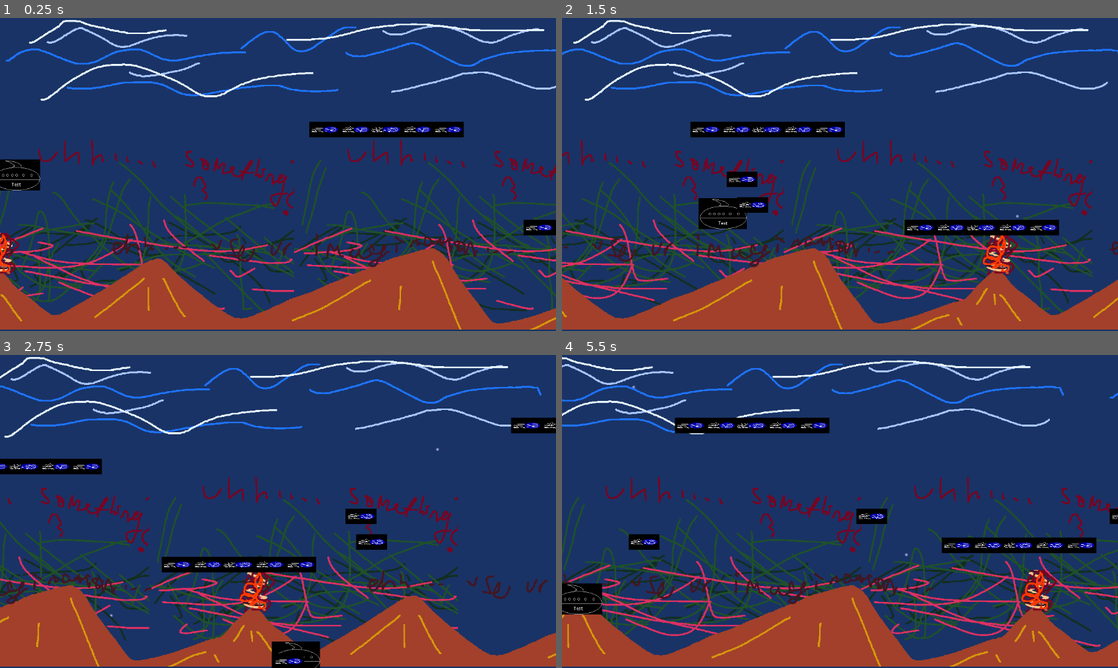
Above: before the commit, frames 1-4 (two rows, left to right).
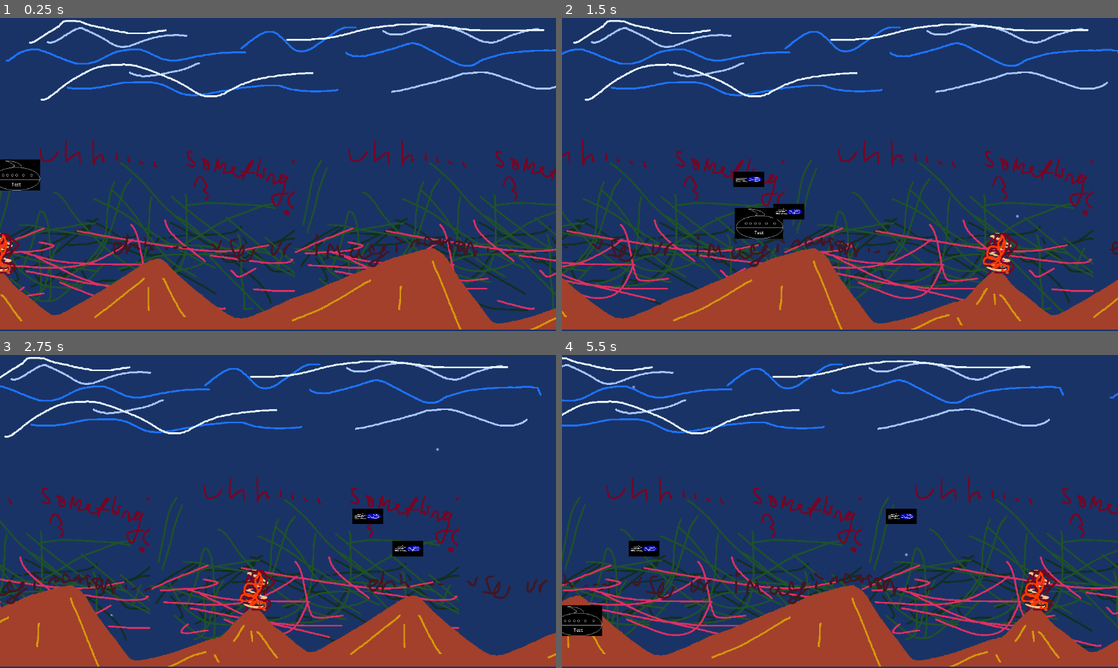
Above: after the commit, the same moments.

Repository: atakanaksit13211/untitled-shmup
Game: Godot game, scene res://scenes/playing_field.tscn
Two runs of this game, one before a commit and one after it. Both use one fixed random seed, a clock stepped at 60 frames per second and the inputs below.
Inputs:
- Up to frame 1 (0.25 s): no input
- Up to frame 2 (1.5 s): hold D (move_right) 0.53-1.28 s; tap Space (shoot) at 0.6, 1.35 s; hold S (move_down) from 1.28 s (still down)
- Up to frame 3 (2.75 s): release S (move_down) at 2.03 s; hold D (move_right) from 2.03 s (still down); tap Space (shoot) at 2.1 s
- Up to frame 4 (5.5 s): release D (move_right) at 2.78 s; hold W (move_up) 2.78-3.53 s; tap Space (shoot) every 0.75 s from 2.85 to 5.1 s; hold A (move_left) 3.53-5.03 s; hold S (move_down) from 5.03 s (still down)

The runs differ from the first frame. In frame 1, 7.0% of the frame differs, in the area x 0-100%, y 33-94%; in frame 2, 9.6%; in frame 3, 8.2%; in frame 4, 10%, in the area x 0-100%, y 20-94%.

Commit message:
prepare for enemy test

Diff:
--- /dev/null
+++ b/enemy_test.tscn
@@ -0,0 +1,71 @@
+[gd_scene load_steps=10 format=3 uid="uid://ch53vbo136xss"]
+
+[ext_resource type="Texture2D" uid="uid://hs03xdypeag3" path="res://assets/sprites/enemy_test.png" id="1_tekfo"]
+
+[sub_resource type="AtlasTexture" id="AtlasTexture_tegdf"]
+atlas = ExtResource("1_tekfo")
+region = Rect2(0, 0, 64, 48)
+
+[sub_resource type="AtlasTexture" id="AtlasTexture_c6iok"]
+atlas = ExtResource("1_tekfo")
+region = Rect2(64, 0, 64, 48)
+
+[sub_resource type="AtlasTexture" id="AtlasTexture_5det1"]
+atlas = ExtResource("1_tekfo")
+region = Rect2(128, 0, 64, 48)
+
+[sub_resource type="AtlasTexture" id="AtlasTexture_o0qgm"]
+atlas = ExtResource("1_tekfo")
+region = Rect2(192, 0, 64, 48)
+
+[sub_resource type="AtlasTexture" id="AtlasTexture_4pgat"]
+atlas = ExtResource("1_tekfo")
+region = Rect2(256, 0, 64, 48)
+
+[sub_resource type="AtlasTexture" id="AtlasTexture_3cvfc"]
+atlas = ExtResource("1_tekfo")
+region = Rect2(320, 0, 64, 48)
+
+[sub_resource type="SpriteFrames" id="SpriteFrames_4pey5"]
+animations = [{
+"frames": [{
+"duration": 1.0,
+"texture": SubResource("AtlasTexture_tegdf")
+}, {
+"duration": 1.0,
+"texture": SubResource("AtlasTexture_c6iok")
+}, {
+"duration": 1.0,
+"texture": SubResource("AtlasTexture_5det1")
+}, {
+"duration": 1.0,
+"texture": SubResource("AtlasTexture_o0qgm")
+}, {
+"duration": 1.0,
+"texture": SubResource("AtlasTexture_4pgat")
+}, {
+"duration": 1.0,
+"texture": SubResource("AtlasTexture_3cvfc")
+}],
+"loop": true,
+"name": &"default",
+"speed": 5.0
+}]
+
+[sub_resource type="CapsuleShape2D" id="CapsuleShape2D_h7glv"]
+radius = 15.0
+height = 64.0
+
+[node name="Enemy_test" type="Area2D"]
+
+[node name="AnimatedSprite2D" type="AnimatedSprite2D" parent="."]
+sprite_frames = SubResource("SpriteFrames_4pey5")
+frame = 1
+frame_progress = 0.594094
+
+[node name="CollisionShape2D" type="CollisionShape2D" parent="."]
+rotation = 1.5708
+shape = SubResource("CapsuleShape2D_h7glv")
+
+[node name="BulletSpawnPoint" type="Marker2D" parent="."]
+position = Vector2(-34, 1)
--- a/scenes/level_test.tscn
+++ b/scenes/level_test.tscn
@@ -1,8 +1,7 @@
-[gd_scene load_steps=7 format=3 uid="uid://csq0smwg6g4a6"]
+[gd_scene load_steps=6 format=3 uid="uid://csq0smwg6g4a6"]
 
 [ext_resource type="PackedScene" uid="uid://b6x8v0j6y5n3q" path="res://assets/backgrounds/underwater_background.tscn" id="1_k0mgt"]
 [ext_resource type="Texture2D" uid="uid://bmljcndoaf2pd" path="res://assets/sprites/volcano1.png" id="2_d5kir"]
-[ext_resource type="Texture2D" uid="uid://d2eyxsrau741x" path="res://assets/sprites/loading_2.png" id="2_vbogn"]
 [ext_resource type="Texture2D" uid="uid://6auhq8j87bpg" path="res://assets/sprites/sea_top.png" id="3_plvai"]
 [ext_resource type="Texture2D" uid="uid://rjgejfl5rmji" path="res://assets/sprites/Unnamed.png" id="4_vkcgd"]
 
@@ -22,7 +21,7 @@
 texture_repeat = 2
 
 [node name="something" type="ParallaxLayer" parent="ParallaxBackground"]
-position = Vector2(-2, 0)
+texture_repeat = 2
 motion_scale = Vector2(0.4, 0.4)
 motion_mirroring = Vector2(640, 0)
 
@@ -57,19 +56,3 @@
 
 [node name="StartPosition" type="Marker2D" parent="."]
 position = Vector2(-543, 1)
-
-[node name="Sprite2D3" type="Sprite2D" parent="."]
-position = Vector2(2599, 397)
-texture = ExtResource("2_vbogn")
-
-[node name="Sprite2D4" type="Sprite2D" parent="."]
-position = Vector2(2046, 149)
-texture = ExtResource("2_vbogn")
-
-[node name="Sprite2D2" type="Sprite2D" parent="."]
-position = Vector2(1322, 437)
-texture = ExtResource("2_vbogn")
-
-[node name="Sprite2D" type="Sprite2D" parent="."]
-position = Vector2(878, 234)
-texture = ExtResource("2_vbogn")
--- a/scenes/player.tscn
+++ b/scenes/player.tscn
@@ -52,6 +52,7 @@
 
 [node name="Player" type="Area2D"]
 script = ExtResource("1_onrkg")
+speed = 500
 
 [node name="AnimatedSprite2D" type="AnimatedSprite2D" parent="."]
 sprite_frames = SubResource("SpriteFrames_sh265")
Binary file added: assets/sprites/enemy_test.gif
Binary file added: assets/sprites/enemy_test.png
Not shown, added: assets/sprites/enemy_test.png.import
Binary file changed: assets/sprites/temp.gif
